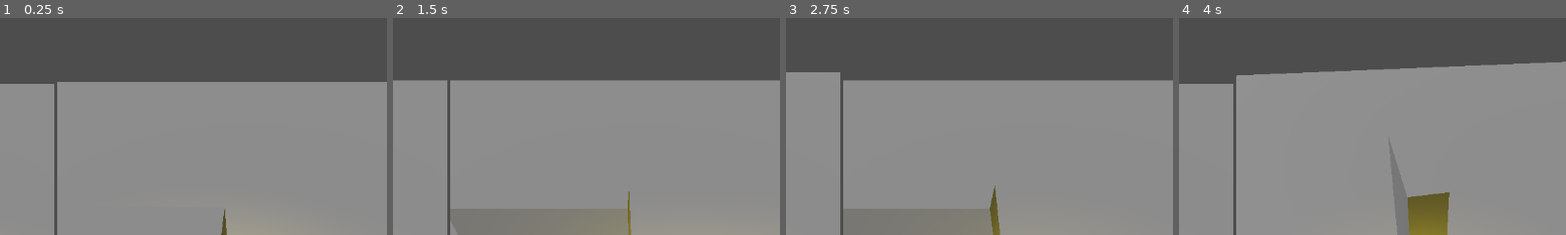
Above: before the commit, frames 1-4 (left to right).
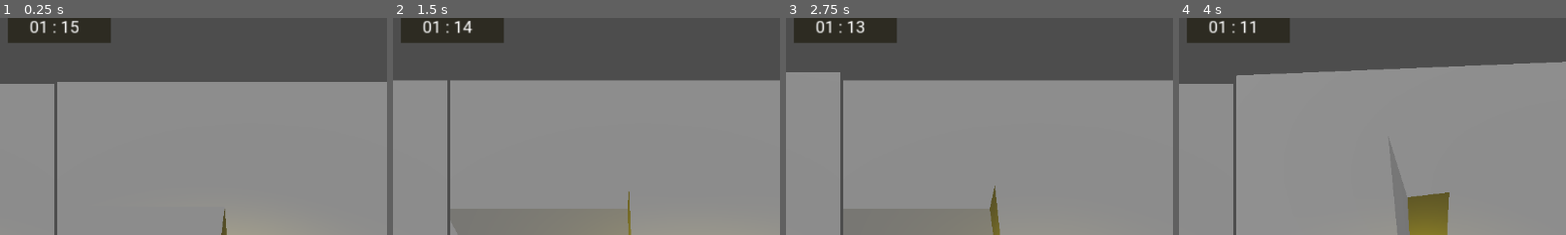
Above: after the commit, the same moments.

Repository: AmirHA-dotcom/BugsBuzzy
Game: Godot game, scene res://Scense/Main.tscn
Same seed, same stepped clock (60 frames per second), same inputs: the game is played once before the commit and once after it.
Inputs:
- Up to frame 1 (0.25 s): no input
- Up to frame 2 (1.5 s): tap Enter (ui_accept) at 0.5, 0.77 s; hold D (p1_move_right) 0.53-1.28 s; tap Keypad 2 (p2_move_down) at 0.6 s; hold S (p1_move_down) from 1.28 s (still down); tap Keypad 4 (p2_move_left) at 1.35 s
- Up to frame 3 (2.75 s): tap Enter (ui_accept) at 1.52 s; release S (p1_move_down) at 2.03 s; hold D (p1_move_right) from 2.03 s (still down); tap Keypad 6 (p2_move_right) at 2.1 s
- Up to frame 4 (4 s): release D (p1_move_right) at 2.78 s; hold W (p1_move_up) 2.78-3.53 s; tap Keypad 8 (p2_move_up) at 2.85 s; tap Enter (ui_accept) at 3.02, 3.77 s; hold A (p1_move_left) from 3.53 s (still down); hold Keypad 7 (p2_rotate_left) from 3.53 s (still down)
The pictures show only the part of the screen within x 43-93%, y 0-50%; the shares and areas given below are measured in that part.

The runs differ from the first frame. In frame 1, 3.0% of the frame differs, in the area x 2-29%, y 0-12%; in frame 2, 3.0%; in frame 3, 3.0%; in frame 4, 3.0%.

Commit message:
added timer

Diff:
--- a/Scense/Main.tscn
+++ b/Scense/Main.tscn
@@ -1,17 +1,27 @@
-[gd_scene load_steps=9 format=3 uid="uid://1xfvj1p7ev1x"]
+[gd_scene load_steps=14 format=3 uid="uid://1xfvj1p7ev1x"]
 
 [ext_resource type="PackedScene" uid="uid://chwnd3cftco3p" path="res://Map/floor.tscn" id="1_kh0yo"]
 [ext_resource type="PackedScene" uid="uid://dd3yne4nsjp6u" path="res://Map/wall.tscn" id="2_i1awr"]
 [ext_resource type="PackedScene" uid="uid://cq3n4hchfl5v5" path="res://Map/trap.tscn" id="3_35vgc"]
 [ext_resource type="PackedScene" uid="uid://ctaknjncpv3em" path="res://Map/FallTrap.tscn" id="4_bvni8"]
 [ext_resource type="PackedScene" uid="uid://d01ykwgu2i8xg" path="res://Player/player.tscn" id="5_b73pd"]
+[ext_resource type="Script" uid="uid://cg2p21p8nl2x3" path="res://Scense/control.gd" id="5_i1awr"]
 [ext_resource type="PackedScene" uid="uid://1euwhhrkb7il" path="res://Map/win_point1.tscn" id="6_fa28u"]
+[ext_resource type="FontFile" uid="uid://mlr2rkqs2j7g" path="res://Font/Roboto-VariableFont_wdth,wght.ttf" id="7_35vgc"]
 [ext_resource type="PackedScene" uid="uid://cgm8q2qvy4vx" path="res://Map/win_point2.tscn" id="7_p1rog"]
 
 [sub_resource type="Environment" id="Environment_7dr2q"]
 volumetric_fog_enabled = true
 volumetric_fog_density = 0.2
 volumetric_fog_albedo = Color(0.3403393, 0.34033936, 0.34033918, 1)
+
+[sub_resource type="StyleBoxFlat" id="StyleBoxFlat_35vgc"]
+bg_color = Color(0.1764706, 0.16862746, 0.13333334, 1)
+
+[sub_resource type="FontVariation" id="FontVariation_bvni8"]
+base_font = ExtResource("7_35vgc")
+
+[sub_resource type="LabelSettings" id="LabelSettings_35vgc"]
 
 [node name="MainLevel" type="Node3D"]
 
@@ -28,9 +38,13 @@
 
 [node name="Trap" parent="." instance=ExtResource("3_35vgc")]
 transform = Transform3D(1, 0, 0, 0, 1, 0, 0, 0, 1, -3.8027365, 0.0059845448, -1.5025456)
+collision_layer = 7
+collision_mask = 7
 
 [node name="FallTrap" parent="." instance=ExtResource("4_bvni8")]
 transform = Transform3D(1, 0, 0, 0, 1, 0, 0, 0, 1, -8.136252, 0.016440094, -1.1265135)
+collision_layer = 7
+collision_mask = 7
 
 [node name="Control" type="Control" parent="."]
 layout_mode = 3
@@ -41,6 +55,8 @@
 grow_vertical = 2
 size_flags_horizontal = 3
 size_flags_vertical = 3
+script = ExtResource("5_i1awr")
+start_seconds = 75
 
 [node name="HBoxContainer" type="HBoxContainer" parent="Control"]
 layout_mode = 1
@@ -81,6 +97,31 @@
 collision_layer = 4
 player_id = 2
 
+[node name="GameTimer" type="Timer" parent="Control"]
+
+[node name="Panel" type="Panel" parent="Control"]
+layout_mode = 0
+offset_left = 505.0
+offset_top = -0.9999999
+offset_right = 577.0
+offset_bottom = 22.0
+scale = Vector2(2.1257308, 1.6399997)
+theme_override_styles/panel = SubResource("StyleBoxFlat_35vgc")
+
+[node name="Label" type="Label" parent="Control"]
+layout_mode = 1
+anchors_preset = 5
+anchor_left = 0.5
+anchor_right = 0.5
+offset_left = -38.99994
+offset_right = 33.00006
+offset_bottom = 23.0
+grow_horizontal = 2
+scale = Vector2(1.5483611, 1.479999)
+theme_override_fonts/font = SubResource("FontVariation_bvni8")
+theme_override_font_sizes/font_size = 64
+label_settings = SubResource("LabelSettings_35vgc")
+
 [node name="Win_Point1" parent="." instance=ExtResource("6_fa28u")]
 transform = Transform3D(3.865, 0, 0, 0, 3.865, 0, 0, 0, 3.865, 4.6601977, 0.8833017, 0.67069215)
 
--- /dev/null
+++ b/Scense/control.gd
@@ -0,0 +1,24 @@
+extends Control
+
+@export var start_seconds: int = 60
+var time_left: int
+
+@onready var timer: Timer = $GameTimer
+@onready var label: Label = $Label
+
+func _ready() -> void:
+	time_left = start_seconds
+	label.text = "%02d : %02d" % [time_left / 60, time_left % 60]
+
+	timer.wait_time = 1.0
+	timer.one_shot = false
+	timer.timeout.connect(_on_tick)
+	timer.start()
+
+func _on_tick() -> void:
+	time_left -= 1
+	time_left = max(time_left, 0)
+	label.text = "%02d : %02d" % [time_left / 60, time_left % 60]
+	if time_left <= 0:
+		timer.stop()
+		print("Game Over")
--- /dev/null
+++ b/Scense/main.gd
@@ -0,0 +1,33 @@
+extends Node
+
+@export var timer_duration: float = 5.0  # Time in seconds
+var time_left: float = timer_duration
+
+@onready var timer = $SubViewport/GameTimer  # Timer node
+@onready var label = $SubViewport/TimerLabel  # Timer Label node
+
+func _ready():
+	# Set up the timer properties
+	timer.wait_time = 1.0  # Timer fires every 1 second
+	timer.one_shot = false  # Repeat every 1 second
+	timer.start()  # Start the timer
+	update_timer_display()  # Update the initial display
+
+func _process(delta: float):
+	if time_left <= 0:
+		return  # If time is 0, no further updates
+
+	# Decrement the time every second
+	if timer.time_left == 0:
+		time_left -= 1
+		update_timer_display()
+
+		# Check if time is up
+		if time_left <= 0:
+			print("Game Over")
+			# Optionally, stop the game or trigger any other actions
+			timer.stop()
+
+# Function to update the timer display
+func update_timer_display():
+	label.text = "Time: " + str(time_left)  # Show the remaining time
Binary file added: Font/Roboto-VariableFont_wdth,wght.ttf
Not shown, added: Font/Roboto-VariableFont_wdth,wght.ttf.import
Not shown, added: Scense/control.gd.uid
Not shown, added: Scense/main.gd.uid
